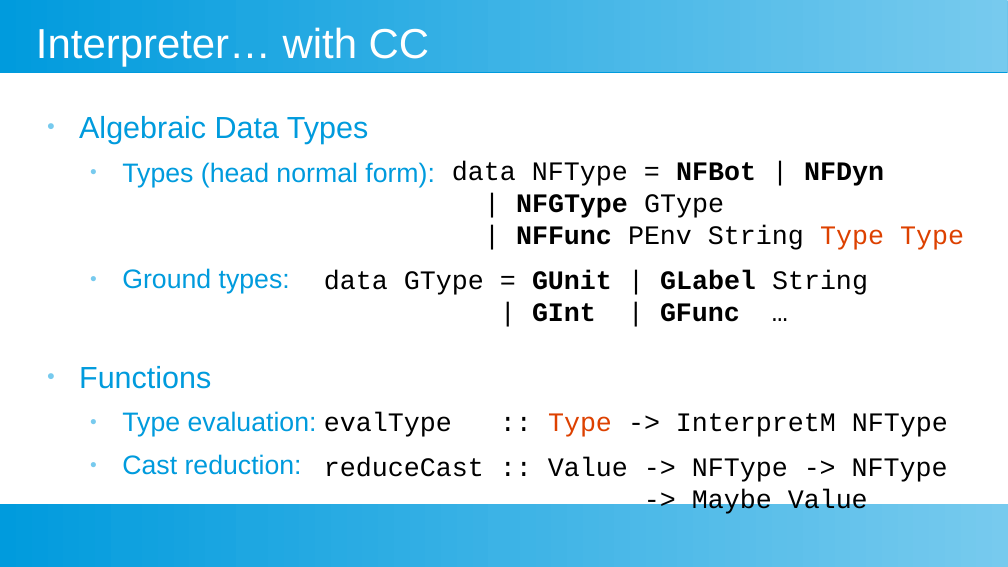
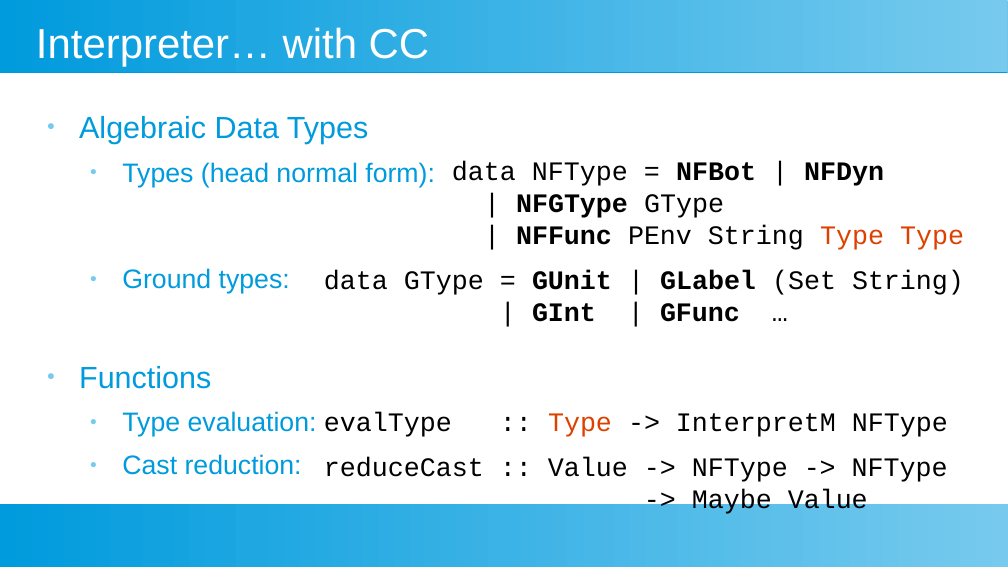
Before and after one commit to leyhline/mastersthesis, a slide deck: slide 17 of presentation.odp. Drawn at 1008x567 pixels with LibreOffice and Linux fonts; fonts in the diff are those of the drawing. Boxes give left, top, right and bottom in pixels: in the first picture for what was removed or moved away, otherwise in the second. Text is boxed around its words. In the diff, an @@ line names an element or a change of style, - is before the commit and + after.

```diff
--- a/presentation.odp
+++ b/presentation.odp
@@ text at <box>324,270,964,322</box>: text changed @@
-data GType = GUnit | GLabel String
-| GInt | GFunc …
+data GType = GUnit | GLabel (Set String)
+| GInt | GFunc …
```
Also in this commit, not shown: 3 other slides changed, 3 slides added.
